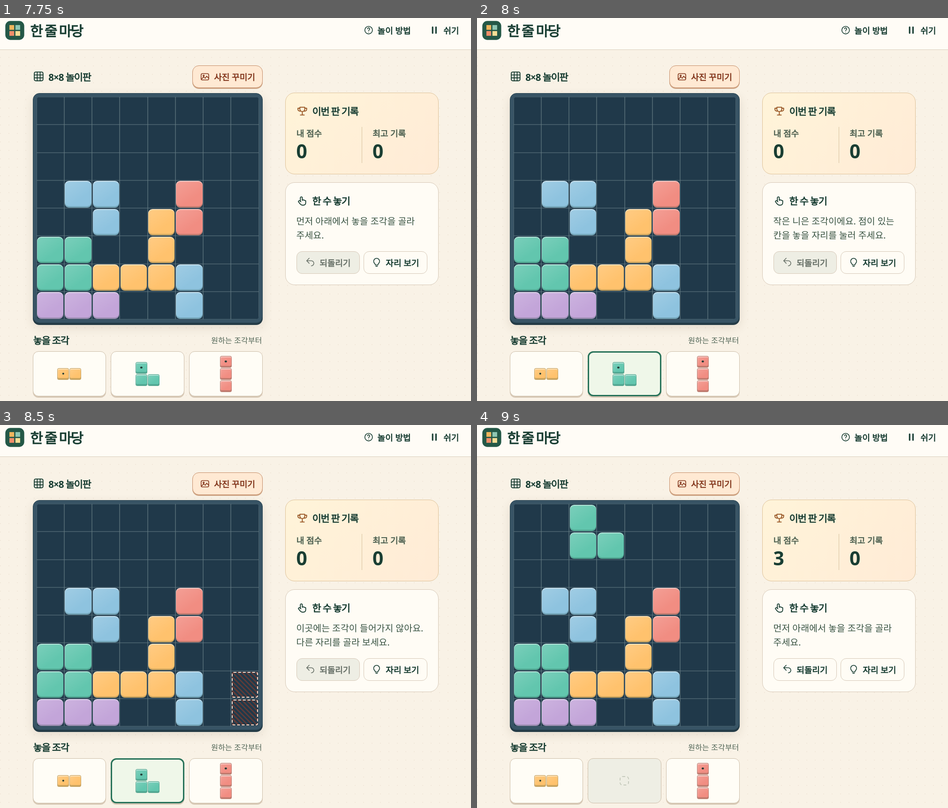
Above: before the commit, frames 1-4 (two rows, left to right).
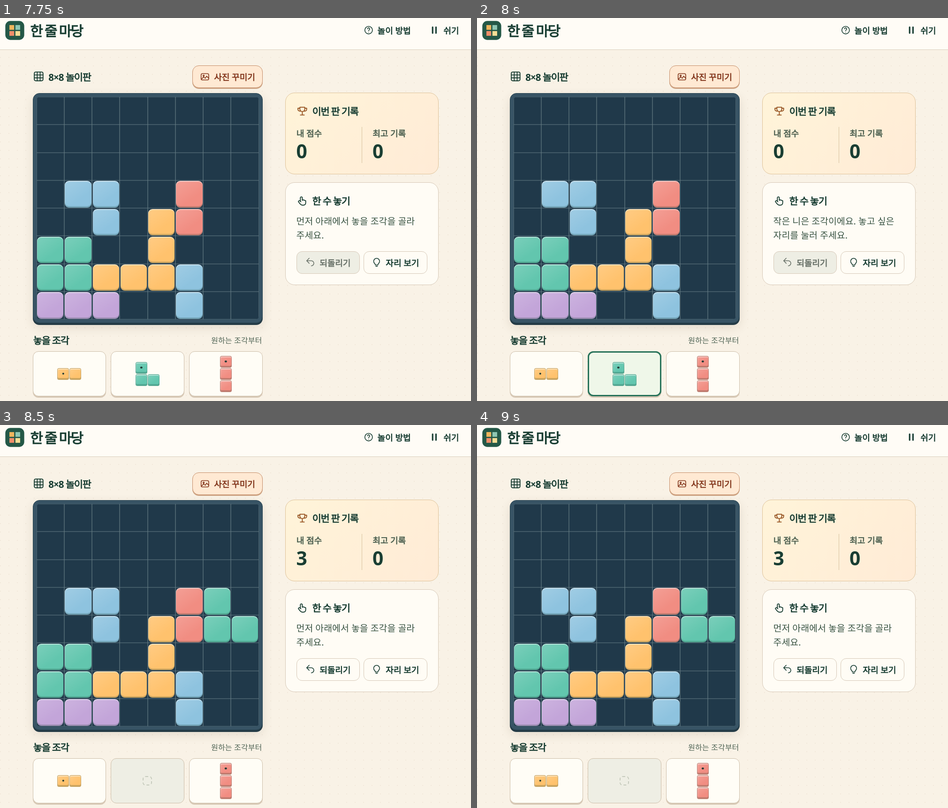
Above: after the commit, the same moments.

Repository: novqst47a-ux/silver_block_puzzle
Game: browser game, page index.html
Same seed, same stepped clock (60 frames per second), same inputs: the game is played once before the commit and once after it.
Inputs (mouse positions are in pixels of both pictures, inside the frame that each line leads up to):
- Up to frame 1 (7.75 s): click (146, 209) at 0.27 s; hold Down 1.03-1.78 s; click (56, 163) at 1.07 s; tap Space every 0.4 s from 1.1 to 7.5 s; click (80, 305) at 1.17 s; click (202, 286) at 1.57 s; tap Enter at 1.68, 3.85, 6.02 s; hold Left 1.83-1.93 s; hold Up 1.98-2.48 s; click (193, 297) at 2.07 s; click (127, 286) at 2.57 s; hold Up 2.73-2.93 s; hold Up 2.98-3.08 s; click (202, 186) at 3.07 s; hold Up 3.13-3.88 s; click (226, 106) at 3.57 s; hold Up 3.93-4.27 s; click (178, 309) at 4.07 s; click (244, 220) at 4.5 s; hold Down 4.52-5.27 s; click (160, 251) at 4.57 s; click (216, 251) at 5 s; click (56, 209) at 5.07 s; hold Left 5.32-5.42 s; hold Right 5.47-6.22 s; click (94, 175) at 5.57 s; click (56, 209) at 6.07 s; hold Up 6.27-6.47 s; hold Right 6.52-7.27 s; click (70, 129) at 6.57 s; click (146, 209) at 7.07 s; hold Up from 7.32 s (still down); click (103, 251) at 7.57 s
- Up to frame 2 (8 s): release Up at 7.82 s; click "2번째 조각, 작은 니은" at 7.83 s; tap Space at 7.9 s
- Up to frame 3 (8.5 s): click (244, 605) at 8.07 s; hold Down 8.07-8.4 s; tap Enter at 8.18 s; tap Space at 8.3 s; hold Down from 8.45 s (still down)
- Up to frame 4 (9 s): click (571, 513) at 8.57 s; tap Space at 8.7 s; release Down at 8.95 s

Frame 1 is identical in both runs. In frame 2, 0.3% of the frame differs, in the area x 62-89%, y 51-58%; in frame 3, 2.5%, in the area x 23-90%, y 32-100%; in frame 4, 2.3%.

Commit message:
Snap block placements to nearby open cells

Diff:
--- a/game.js
+++ b/game.js
@@ -1,6 +1,7 @@
 "use strict";
 const $ = id => document.getElementById(id);
 const boardEl=$("board"), tray=$("tray"), panel=$("panel");
+const boardFrame=boardEl.closest(".frame");
 const storageKey=gameStorageKey("hanjul-madang","v1");
 const initialSeed=(Math.random()*4294967296)>>>0;
 const playableSizes=[8];
@@ -70,8 +71,9 @@
 function shapeView(piece) {
   const coords=Puzzle.shapes[piece.shape][1], shape=document.createElement("span");
   shape.className="shape";shape.setAttribute("aria-hidden","true");
-  shape.style.setProperty("--w",1+Math.max(...coords.map(p=>p[1])));
-  shape.style.setProperty("--h",1+Math.max(...coords.map(p=>p[0])));
+  const {width,height}=Puzzle.shapeSizes[piece.shape];
+  shape.style.setProperty("--w",width);
+  shape.style.setProperty("--h",height);
   shape.style.setProperty("--tile","var(--"+piece.color+")");
   coords.forEach(([r,c],idx)=>{
     const wrap=document.createElement("i");wrap.style.gridArea=(r+1)+"/"+(c+1);
@@ -121,7 +123,7 @@
 function select(idx){
   if (!board().hand[idx]) return;
   selected=idx;showSelection();preview(-1);
-  say(nameOf(board().hand[idx])+" 조각이에요. 점이 있는 칸을 놓을 자리를 눌러 주세요.");
+  say(nameOf(board().hand[idx])+" 조각이에요. 놓고 싶은 자리를 눌러 주세요.");
 }
 function commit(index){
   if (selected===null || index<0) return;
@@ -142,8 +144,15 @@
   }
 }
 function atPoint(x,y){
-  const rect=boardEl.getBoundingClientRect(),c=Math.floor((x-rect.left)*state.size/rect.width),r=Math.floor((y-rect.top)*state.size/rect.height);
-  return finiteSpot(r,c)?r*state.size+c:-1;
+  const frame=boardFrame.getBoundingClientRect();
+  if (x<frame.left || x>=frame.right || y<frame.top || y>=frame.bottom) return -1;
+  const rect=boardEl.getBoundingClientRect(),b=board();
+  const row=(y-rect.top)*b.n/rect.height-0.5, col=(x-rect.left)*b.n/rect.width-0.5;
+  return Puzzle.placementAnchor(b,b.hand[selected],row,col);
+}
+function targetForCell(index){
+  const b=board();
+  return Puzzle.placementAnchor(b,b.hand[selected],Math.floor(index/b.n),index%b.n);
 }
 function cancelGesture(){
   if (gesture?.target.hasPointerCapture(gesture.id)) gesture.target.releasePointerCapture(gesture.id);
@@ -158,9 +167,9 @@
   const btn=ev.target.closest(".slot");
   if (btn&&!btn.disabled&&start(ev,btn,"tray"))select(+btn.dataset.slot);
 });
-boardEl.addEventListener("pointerdown",ev=>{
+boardFrame.addEventListener("pointerdown",ev=>{
   if (selected===null) return;
-  if (start(ev,boardEl,"board"))preview(atPoint(ev.clientX,ev.clientY));
+  if (start(ev,boardFrame,"board"))preview(atPoint(ev.clientX,ev.clientY));
 });
 document.addEventListener("pointermove",ev=>{
   const g=gesture;if (!g||g.id!==ev.pointerId) return;
@@ -189,7 +198,7 @@
 boardEl.addEventListener("click",ev=>{
   const el=ev.target.closest(".cell");
   if (!el) return;
-  if (ev.detail===0) commit(+el.dataset.index);
+  if (ev.detail===0) commit(targetForCell(+el.dataset.index));
   else if (selected===null&&el.isConnected&&!noMoves()) say("먼저 아래에서 놓을 조각을 골라 주세요.");
 });
 boardEl.addEventListener("focusin",ev=>{
@@ -197,16 +206,17 @@
   const next=+ev.target.dataset.index;
   boardEl.querySelector('[tabindex="0"]')?.setAttribute("tabindex","-1");
   ev.target.tabIndex=0;focusIndex=next;
+  if (!gesture && selected!==null) preview(targetForCell(next));
 });
 boardEl.addEventListener("keydown",ev=>{
   const n=state.size,r=Math.floor(focusIndex/n),c=focusIndex%n;
   if(ev.key==="Enter"||ev.key===" "){
-    ev.preventDefault();commit(focusIndex);boardEl.querySelector('[tabindex="0"]').focus();return;
+    ev.preventDefault();commit(targetForCell(focusIndex));boardEl.querySelector('[tabindex="0"]').focus();return;
   }
   const dir={ArrowUp:[-1,0],ArrowDown:[1,0],ArrowLeft:[0,-1],ArrowRight:[0,1]}[ev.key];
   if(!dir)return;
   ev.preventDefault();if(!finiteSpot(r+dir[0],c+dir[1]))return;
-  const next=(r+dir[0])*n+c+dir[1];boardEl.querySelector('[data-index="'+next+'"]').focus();preview(next);
+  const next=(r+dir[0])*n+c+dir[1];boardEl.querySelector('[data-index="'+next+'"]').focus();
 });
 document.addEventListener("keydown",ev=>{if(ev.key==="Escape"&&!panel.open){cancelGesture();selected=null;showSelection();preview(-1);say(defaultHelp);}});
 if (playableSizes.length>1) {
@@ -241,7 +251,7 @@
 }
 $("closeBtn").onclick=()=>panel.close();
 $("photoBtn").onclick=()=>Portraits.openAlbum();
-$("helpBtn").onclick=()=>dialog("놀이 방법",`<ol><li>아래 조각 세 개 중 하나를 골라요. 색은 달라도 괜찮아요.</li><li><b>눌러 놓기</b>는 조각을 누른 뒤, 조각의 점이 올 빈칸을 눌러요.</li><li><b>끌어 놓기</b>는 조각을 판으로 끌고 가서 점선이 보일 때 손을 떼요.</li><li>가로나 세로 한 줄이 차면 사라져요. 놓은 칸마다 1 …(136 unchanged characters)…
+$("helpBtn").onclick=()=>dialog("놀이 방법",`<ol><li>아래 조각 세 개 중 하나를 골라요. 색은 달라도 괜찮아요.</li><li><b>눌러 놓기</b>는 조각을 누른 뒤, 놓고 싶은 칸을 눌러요.</li><li><b>끌어 놓기</b>는 조각을 판으로 끌고 가서 점선을 보고 손을 떼요. 가장자리에서는 조각이 판 안쪽으로 들어오고, 다른 조각에 걸리면 바로 옆에 놓을 자리가 있는지 찾아줘요.</li><li>가로나 세로 한 줄이 차면 사라져요. 놓은 칸마다 1 …(136 unchanged characters)…
 function pause(){dialog("잠깐 쉬기",`<p>같은 기기와 브라우저에서 두던 판을 이어 할 수 있어요.</p><p>${navigator.serviceWorker?.controller?"오프라인 준비가 끝났어요.":"온라인에서 게임을 이용하고 있어요."}</p><div class="stack"><button class="primary" data-do="close">이어 하기</button><button data-do="new">새 판 시작</button></div>`);}
 $("pauseBtn").onclick=pause;
 function confirmNew(){dialog("새 판을 시작할까요?",`<p>현재 ${state.size}×${state.size} 판을 마치고 점수를 최고 기록과 비교해요.</p><div class="stack"><button class="primary" data-do="restart">새 판 시작</button><button data-do="close">계속하기</button></div>`);}
--- a/rules.js
+++ b/rules.js
@@ -10,6 +10,10 @@
     ["작은 네모", [[0,0],[0,1],[1,0],[1,1]]],
     ["기역 모양", [[0,0],[0,1],[1,1]]]
   ];
+  const shapeSizes = shapes.map(([,cells]) => ({
+    width: 1 + Math.max(...cells.map(([,dx]) => dx)),
+    height: 1 + Math.max(...cells.map(([dy]) => dy))
+  }));
   const colors = ["a","b","c","d","e"];
   function fresh(n, seed) {
     const board={n,cells:Array(n*n).fill(""),pieces:[],score:0,lines:0,seed,hand:[{shape:0,color:"b"},{shape:1,color:"a"},{shape:2,color:"c"}]};
@@ -32,6 +36,34 @@
       const y=r+dy,x=c+dx;
       return y>=0 && x>=0 && y<board.n && x<board.n && !board.cells[y*board.n+x];
     });
+  }
+  // Aim coordinates use cell centers: (0, 0) is the center of the first cell.
+  function placementAnchor(board,piece,aimRow,aimCol) {
+    if (!piece) return -1;
+    const {height,width}=shapeSizes[piece.shape];
+    const lastRow=board.n-height, lastCol=board.n-width;
+    const row=Math.max(0,Math.min(lastRow,Math.round(aimRow)));
+    const col=Math.max(0,Math.min(lastCol,Math.round(aimCol)));
+    const anchor=row*board.n+col;
+    if (fits(board,piece,row,col)) return anchor;
+
+    // A blocked anchor may shift one cell in either direction. Keep an invalid
+    // preview at the original in-bounds anchor if all of its neighbors are blocked.
+    let best=anchor, bestDistance=Infinity, bestCoversTarget=false;
+    const targetRow=Math.round(aimRow), targetCol=Math.round(aimCol);
+    for (let r=Math.max(0,row-1);r<=Math.min(lastRow,row+1);r++) {
+      for (let c=Math.max(0,col-1);c<=Math.min(lastCol,col+1);c++) {
+        const distance=(r-aimRow)**2+(c-aimCol)**2;
+        if (distance>bestDistance || !fits(board,piece,r,c)) continue;
+        const coversTarget=shapes[piece.shape][1].some(([dy,dx]) => r+dy===targetRow && c+dx===targetCol);
+        if (distance<bestDistance || (coversTarget && !bestCoversTarget)) {
+          best=r*board.n+c;
+          bestDistance=distance;
+          bestCoversTarget=coversTarget;
+        }
+      }
+    }
+    return best;
   }
   function spot(board,piece) {
     for (let i=0;i<board.cells.length;i++) if (fits(board,piece,Math.floor(i/board.n),i%board.n)) return i;
@@ -75,5 +107,5 @@
     }
     return {count,added,cleared:[...cleared],hits};
   }
-  return {shapes,colors,fresh,fits,spot,place};
+  return {shapes,shapeSizes,colors,fresh,fits,placementAnchor,spot,place};
 })();
--- a/sw.js
+++ b/sw.js
@@ -1,5 +1,5 @@
 const prefix="hanjul:"+self.registration.scope+":";
-const cacheName=prefix+"8";
+const cacheName=prefix+"9";
 const files=["./","./index.html","./style.css","./storage.js","./rules.js","./portraits.js","./game.js","./install.js",
   "./manifest.webmanifest","./icon.svg","./icons/icon-192.png","./icons/icon-512.png"];
 self.addEventListener("install",e=>e.waitUntil(caches.open(cacheName).then(c=>c.addAll(files))));
